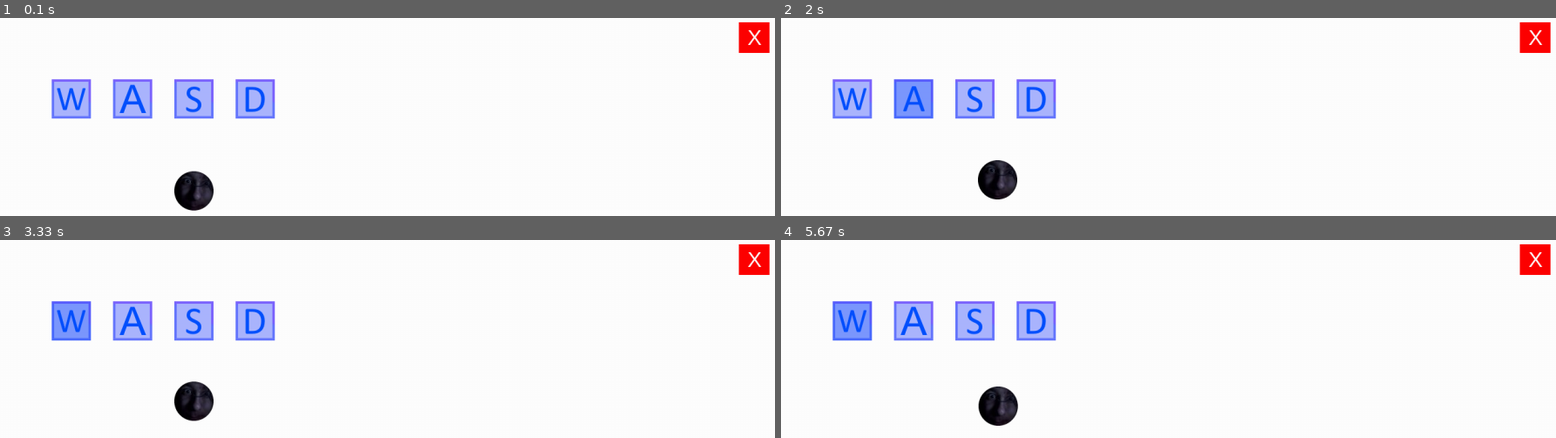
Above: before the commit, frames 1-4 (two rows, left to right).
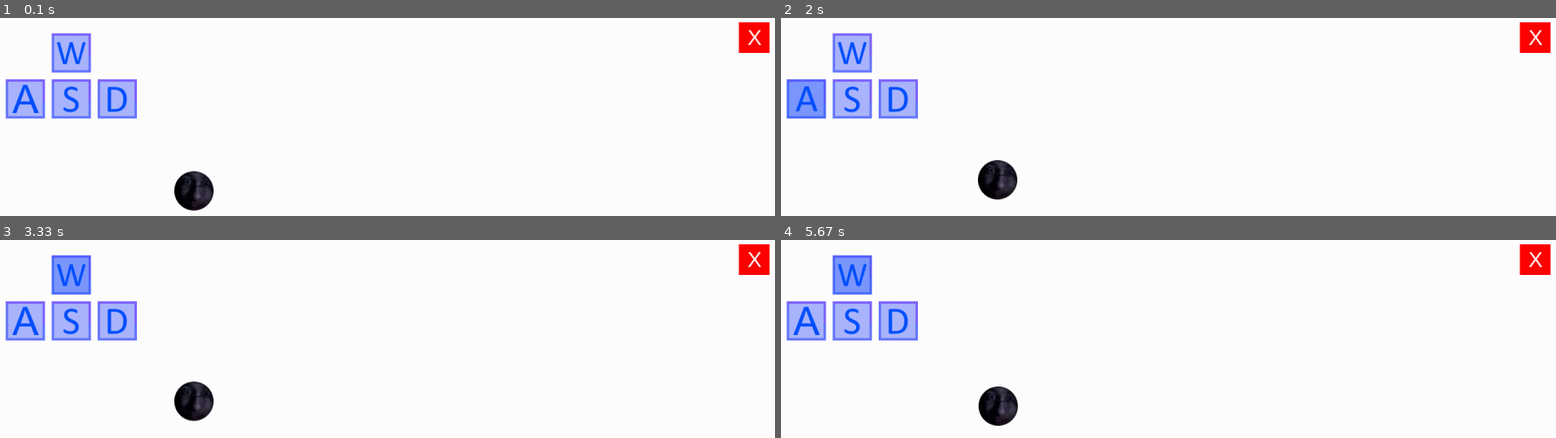
Above: after the commit, the same moments.

Repository: Duxlol/pygame-tests
Game: pygame game, started from demobutton.py
The game is run twice, just before and just after one commit, with the same random seed, the same clock (stepped at 60 frames per second) and the same inputs.
Inputs:
- Up to frame 1 (0.1 s): no input
- Up to frame 2 (2 s): hold D 0.33-0.8 s; hold W 0.83-1.13 s; hold D 1.17-1.63 s; hold A from 1.67 s (still down)
- Up to frame 3 (3.33 s): release A at 2.2 s; hold S 2.23-2.53 s; hold A 2.57-2.97 s; hold W from 3 s (still down)
- Up to frame 4 (5.67 s): release W at 3.37 s; hold D 3.4-4.03 s; hold S 4.07-4.43 s; hold A 4.47-4.93 s; hold D 4.97-5.43 s; hold W from 5.47 s (still down)

The runs differ from the first frame. In frame 1, 5.5% of the frame differs, in the area x 0-36%, y 7-52%; in frame 2, 5.8%; in frame 3, 6.2%; in frame 4, 6.2%.

Commit message:
changed the place of the keystrokes, also made it so theyre closer to eachother

Diff:
--- a/demobutton.py
+++ b/demobutton.py
@@ -45,10 +45,10 @@
 
     # Set the positions for the key images
     key_positions = {
-        'W': (100, 100),
-        'A': (200, 100),
-        'S': (300, 100),
-        'D': (400, 100)
+        'W': (100, 25),
+        'A': (25, 100),
+        'S': (100, 100),
+        'D': (175, 100)
     }
 
     @staticmethod
